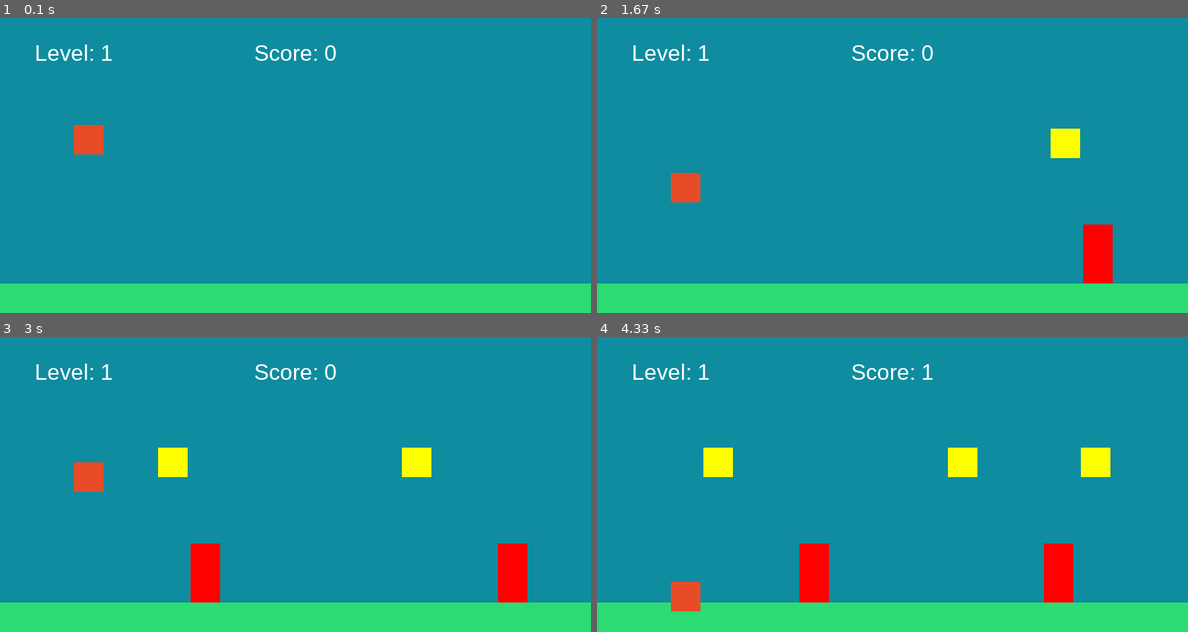
Above: before the commit, frames 1-4 (two rows, left to right).
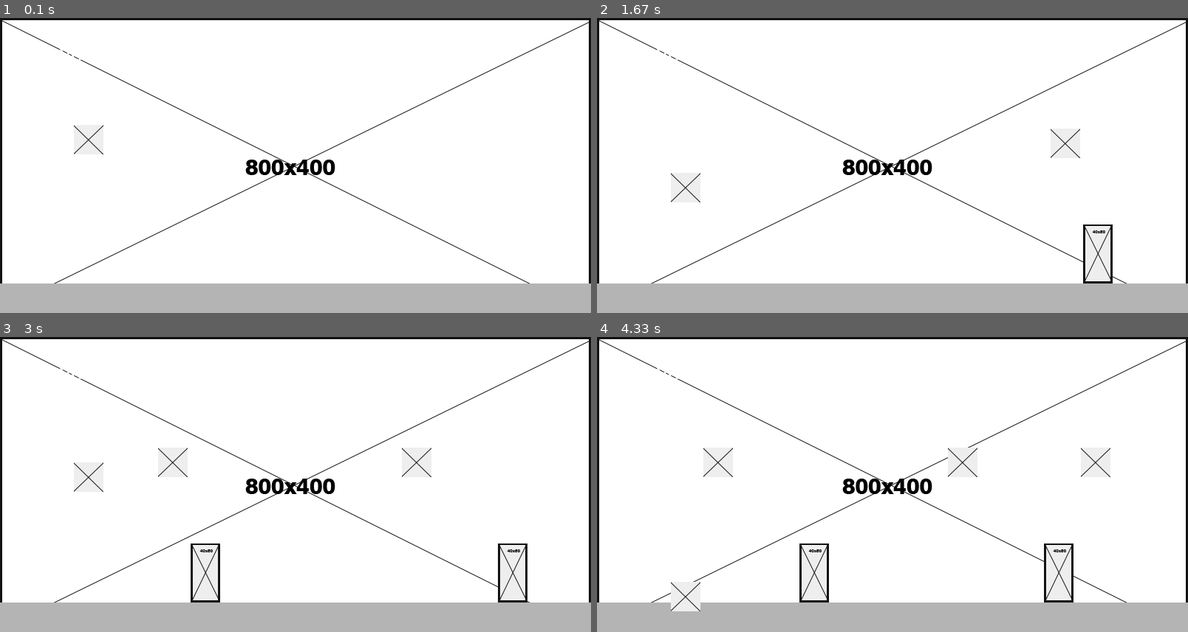
Above: after the commit, the same moments.

Repository: Mrbanano/pygame01
Game: pygame game, started from main.py
The game is run twice, just before and just after one commit, with the same random seed, the same clock (stepped at 60 frames per second) and the same inputs.
Inputs:
- Up to frame 1 (0.1 s): no input
- Up to frame 2 (1.67 s): tap Space at 0.33, 0.73, 1.03, 1.23, 1.57 s
- Up to frame 3 (3 s): tap Space at 1.87, 2.07, 2.37, 2.63, 2.97 s
- Up to frame 4 (4.33 s): tap Space at 3.27, 3.4, 3.8, 4.1 s

The runs differ from the first frame. In frame 1, 100% of the frame differs, in the area x 0-100%, y 0-100%; in frame 2, 100%; in frame 3, 100%; in frame 4, 100%.

Commit message:
mockup prototypes

Diff:
--- a/game/coin.py
+++ b/game/coin.py
@@ -1,13 +1,13 @@
+import os
 import pygame
 from .config import*
 
 class Coin(pygame.sprite.Sprite):
 
-    def __init__(self, pos_x ,pos_y):
+    def __init__(self, pos_x ,pos_y,dir_img):
         pygame.sprite.Sprite.__init__(self)
 
-        self.image = pygame.Surface( (40,40) )
-        self.image.fill(YELLOW)
+        self.image = pygame.image.load( os.path.join(dir_img,'coin.jpg'))
 
         self.rect = self.image.get_rect()
         self.rect.x= pos_x
--- a/game/game.py
+++ b/game/game.py
@@ -24,7 +24,8 @@
         self.font=pygame.font.match_font(FONT)
 
         self.dir =os.path.dirname(__file__)
-        self.dir_sound= os.path.join(self.dir ,'source/sounds')
+        self.dir_sound= os.path.join(self.dir,'source/sounds')
+        self.dir_img= os.path.join(self.dir,'source/sprites')
 
     def star(self):
         self.new()
@@ -33,12 +34,17 @@
         self.score= 0
         self.level=0
         self.playing= True
+
+        self.background = pygame.image.load(os.path.join(self.dir_img,'bg.jpg'))
+        self.platform_bg = pygame.image.load(os.path.join(self.dir_img,'platform.jpg'))
+
         self.generate_elements()
         self.run()
 
     def generate_elements(self):
         self.platform=Platform()
-        self.player= Player(100,self.platform.rect.top-200)
+
+        self.player= Player(100,self.platform.rect.top-200,self.dir_img)
 
 
         self.sprites= pygame.sprite.Group()
@@ -50,7 +56,6 @@
 
         self.generate_walls()
 
-
     def generate_walls(self):
 
         last_position = WITDH + 100
@@ -59,7 +64,7 @@
 
             for w in range(0,MAX_WALLS):
                 left = random.randrange(last_position+200, last_position+400)
-                wall = Wall(left,self.platform.rect.top)
+                wall = Wall(left,self.platform.rect.top,self.dir_img)
                 last_position = wall.rect.right
 
                 self.sprites.add(wall)
@@ -73,13 +78,12 @@
 
         for c in range (0,MAX_COINS):
              pos_x= random.randrange(last_position+130, last_position+300)
-             coin=Coin(pos_x,150)
+             coin=Coin(pos_x,150,self.dir_img)
 
              last_position= coin.rect.right
 
              self.sprites.add(coin)
              self.coins.add(coin)
-
 
     def run (self):
 
@@ -88,7 +92,6 @@
             self.event()
             self.update()
             self.draw()
-
 
     def event(self):
         for event in pygame.event.get():
@@ -104,8 +107,8 @@
             self.new()
 
     def draw (self):
-        self.surface.fill(BLUE)
-
+        self.surface.blit(self.background,(0,0))
+        self.platform.image.blit(self.platform_bg,(0,0))
         self.draw_text()
 
         self.sprites.draw(self.surface)
@@ -164,6 +167,7 @@
 
     def level_format(self):
         return 'Level: {}'.format(self.level)
+
     def draw_text (self):
         self.display_text(self.score_format(),30, WHITE, WITDH//2,30)
         self.display_text(self.level_format(),30, WHITE, WITDH//8,30)
@@ -172,7 +176,6 @@
             self.display_text('Game Over ',60, RED, WITDH//2,HEIGHT//2)
             self.display_text('R to Restar ',15, RED, WITDH//2,HEIGHT//2+90)
 
-
     def display_text(self,text,size,color,pos_x,pos_y):
         font = pygame.font.Font(self.font,size)
         text= font.render(text,True, color )
--- a/game/platform.py
+++ b/game/platform.py
@@ -7,7 +7,7 @@
         pygame.sprite.Sprite.__init__(self)
 
         self.image = pygame.Surface( (WITDH,40) )
-        self.image.fill(GREEN)
+
 
         self.rect = self.image.get_rect()
         self.rect.x=0
--- a/game/player.py
+++ b/game/player.py
@@ -1,14 +1,14 @@
+import os
 import pygame
 
 from .config import *
 
 class Player (pygame.sprite.Sprite):
 
-    def __init__(self,left,bottom):
+    def __init__(self,left,bottom,dir_img):
         pygame.sprite.Sprite.__init__(self)
 
-        self.image = pygame.Surface( (40,40) )
-        self.image.fill(ORANGE)
+        self.image = pygame.image.load( os.path.join(dir_img,'player.jpg'))
 
         self.rect = self.image.get_rect()
         self.rect.left= left
--- a/game/wall.py
+++ b/game/wall.py
@@ -1,14 +1,14 @@
+import os
 import pygame
 from .config import *
 
 class Wall(pygame.sprite.Sprite):
 
-    def __init__(self, left ,bottom):
+    def __init__(self, left ,bottom,dir_img):
 
         pygame.sprite.Sprite.__init__(self)
 
-        self.image = pygame.Surface((40,80))
-        self.image.fill(RED)
+        self.image = pygame.image.load( os.path.join(dir_img,'wall.jpg'))
 
         self.rect = self.image.get_rect()
         self.rect.left = left
Binary file added: game/source/sprites/bg.jpg
Binary file added: game/source/sprites/coin.jpg
Binary file added: game/source/sprites/platform.jpg
Binary file added: game/source/sprites/player.jpg
Binary file added: game/source/sprites/wall.jpg
